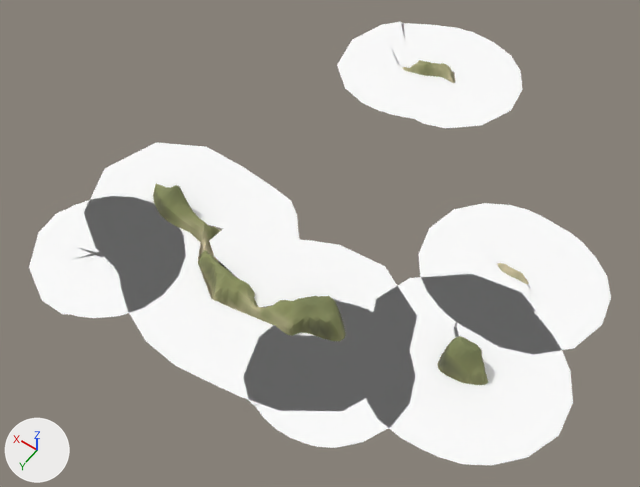
One commit to the glTF model public/models/landmark-abrolhos-balanced.v1.glb: the scene before it, then after it.
The view is the same before and after, from a camera (50 mm lens) standing at (-14.8, 25.7, 34.1) and looking at (1.5, 3.0, -1.6). Arrows for +X, +Y and +Z are at lower left; the lights stay in place. The first picture is the older version. Where no turn or scale is listed for an object, it has been applied to the vertices. Vertices at exactly the same position are counted once.

The first picture shows 'island', 'surf'.
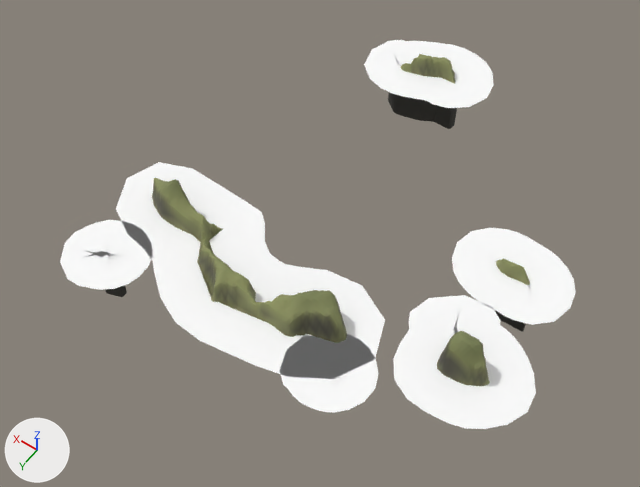
The change in detail:
me_mesh_0 is used by ob_island; location (0.0, 0.0, 0.0).
me_mesh_0 had 2008 vertices, 3607 faces and spanned x -10.1..10.1, y -11.0..11.0, z -3.2..1.8.
me_mesh_0 now has 2008 vertices, 3607 faces and spans x -10.1..10.1, y -11.0..11.0, z -3.2..2.2.
me_mesh_0 part 1: 102 of the vertices in x -3.4..9.5, y 5.9..9.6, z -0.2..0.5 are moved by (0.0, 0.0, 0.2).
me_mesh_0 part 2: 85 of the vertices in x -3.1..9.4, y 6.0..9.6, z 0.0..1.1 are moved by (0.0, 0.0, 0.3).
me_mesh_0 part 3: 367 of the vertices in x -3.2..9.3, y 6.2..9.5, z 0.2..1.8 are moved by (0.0, 0.0, 0.4).
me_mesh_0 part 4: 24 of the vertices in x -9.7..-7.3, y 5.0..6.8, z -0.1..0.4 are moved by (0.0, 0.0, 0.2).
me_mesh_0 part 5: 13 of the vertices in x -9.4..-7.5, y 5.1..6.6, z 0.2..0.8 are moved by (0.0, 0.0, 0.3).
me_mesh_0 part 6: 85 of the vertices in x -9.5..-7.5, y 5.3..6.6, z 0.4..1.6 are moved by (0.0, 0.0, 0.4).
me_mesh_0 part 7: 127 of the vertices in x 1.1..4.7, y -10.8..-9.0, z -0.4..0.6 are scaled about their middle by (1, 1, 1.43), then moved by (0.0, 0.0, 0.3).
me_mesh_0 part 8: 56 of the vertices in x -8.9..-6.7, y -0.1..0.6, z -0.3..0.3 are scaled about their middle by (1, 1, 1.61), then moved by (0.0, 0.0, 0.3).
me_mesh_0 part 9: 727 faces centred in x -9.9..9.8, y -10.8..9.7, z -0.6..0.6 are repainted in the vertex colours; the middle colour goes from beige #bcb58d to yellow #8d9260.
me_mesh_0 part 10: 508 faces centred in x -10.0..10.0, y -10.9..10.9, z -0.6..0.0 are repainted in the vertex colours; the middle colour goes from beige #dbceaa to beige #bbb58e.
me_mesh_0 part 11: 610 faces centred in x -9.7..9.6, y -10.6..9.5, z -0.5..1.3 are repainted in the vertex colours; the middle colour goes from yellow #949868 to yellow #878c5d.
me_mesh_0 part 12: 614 faces centred in x -9.6..9.5, y -10.1..9.2, z -0.5..1.7 are repainted in the vertex colours; the middle colour goes from yellow #7e8158 to dark yellow #63624f.
Other edits to the shape of me_mesh_0 do not show in these pictures.
me_mesh_1 is used by ob_surf; location (0.0, 0.0, 0.0).
me_mesh_1 had 504 vertices, 672 faces and spanned x -13.3..12.7, y -14.3..14.3, z 0.0.
me_mesh_1 now has 504 vertices, 672 faces and spans x -11.7..11.3, y -12.7..12.7, z 0.0.
me_mesh_1 part 13: 336 of 504 vertices moved; they spanned x -13.3..12.7, y -14.3..14.3, z 0.0 and now span x -11.7..11.3, y -12.7..12.7, z 0.0; mean shift (0.0, 0.0, 0.0); largest move (-9.6, 1.5, 0.0) -> (-8.6, 2.9, 0.0).

Location of each change, [x1, y1, x2, y2] in pixels of the pictures (640 x 487 px; the box of a moved part takes in the faces that stretch with it):
'surf', reshaped (11% narrower, 12% shorter)
    before: [29, 22, 611, 466]
    after: [60, 40, 576, 429]
'island', reshaped, recoloured
    before: [153, 60, 529, 385]
    after: [105, 54, 530, 386]
part 1 of me_mesh_0, moved or reshaped
    before: [153, 189, 346, 341]
    after: [152, 184, 347, 343]
part 2 of me_mesh_0, moved or reshaped
    before: [153, 187, 345, 341]
    after: [153, 181, 346, 343]
part 3 of me_mesh_0, moved or reshaped
    before: [155, 184, 343, 335]
    after: [154, 178, 343, 331]
part 4 of me_mesh_0, moved or reshaped
    before: [438, 344, 488, 385]
    after: [437, 338, 490, 386]
part 5 of me_mesh_0, moved or reshaped
    before: [439, 344, 485, 385]
    after: [439, 339, 486, 386]
part 6 of me_mesh_0, moved or reshaped
    before: [445, 336, 486, 374]
    after: [446, 331, 487, 370]
part 7 of me_mesh_0, moved or reshaped
    before: [403, 60, 455, 83]
    after: [401, 54, 455, 84]
part 8 of me_mesh_0, moved or reshaped
    before: [497, 263, 529, 285]
    after: [496, 258, 530, 285]
part 9 of me_mesh_0, recoloured
    before: [178, 62, 529, 340]
    after: [152, 57, 528, 386]
part 10 of me_mesh_0, recoloured
    before: [198, 75, 529, 314]
    after: [189, 73, 530, 314]
part 11 of me_mesh_0, recoloured
    both: [155, 60, 488, 384]
part 12 of me_mesh_0, recoloured
    before: [153, 67, 488, 385]
    after: [152, 60, 489, 386]
